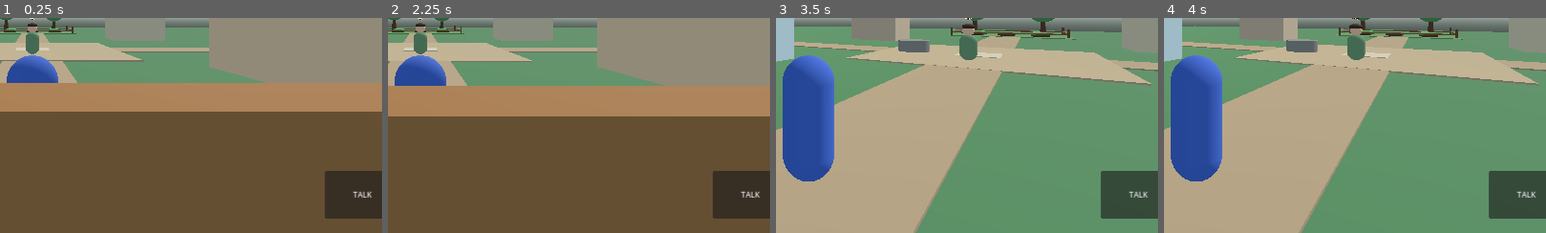
Above: before the commit, frames 1-4 (left to right).
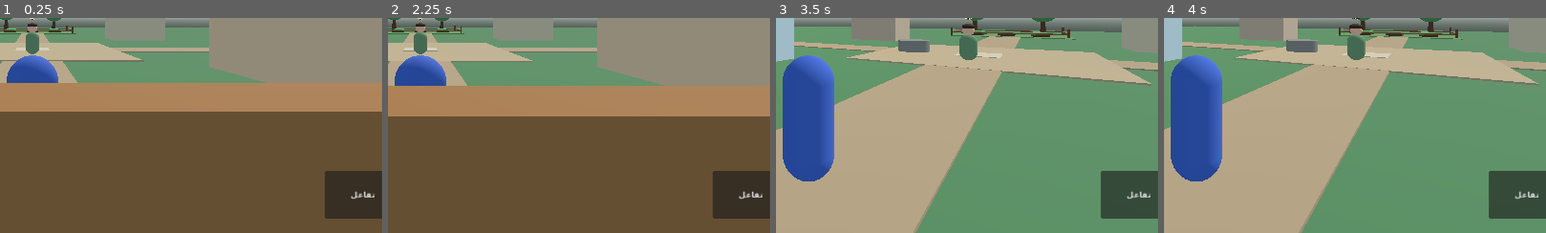
Above: after the commit, the same moments.

Repository: dzdfast-art/GTA-GHIBLI
Game: Godot game, scene res://main.tscn
Two runs of this game, one before a commit and one after it. Both use one fixed random seed, a clock stepped at 60 frames per second and the inputs below.
Inputs (mouse positions are % of the whole screen's width and height, from its top left):
- Up to frame 1 (0.25 s): no input
- Up to frame 2 (2.25 s): click (93, 91) at 0.5 s, where only the run before the commit has a clickable "TALK"; click (93, 91) at 1.25 s, where only the run after the commit has a clickable "تفاعل"; click "UP" at 2 s
- Up to frame 3 (3.5 s): click "LEFT" at 2.75 s
- Up to frame 4 (4 s): click "DOWN" at 3.5 s
The pictures show only the part of the screen within x 46-96%, y 50-100%; the shares and areas given below are measured in that part.

The runs differ from the first frame. In frame 1, 0.1% of the frame differs, in the area x 91-98%, y 80-85%; in frame 2, 0.1%; in frame 3, 0.1%; in frame 4, 0.1%.

Commit message:
ui: localize contextual interaction button

Diff:
--- a/scripts/ui/mobile_controls.gd
+++ b/scripts/ui/mobile_controls.gd
@@ -43,7 +43,7 @@
 	pad.add_theme_constant_override("separation", BUTTON_GAP)
 	root.add_child(pad)
 
-	var talk_button := _make_button("TALK", "interact")
+	var talk_button := _make_button("تفاعل", "interact")
 	talk_button.anchor_left = 1.0
 	talk_button.anchor_top = 1.0
 	talk_button.anchor_right = 1.0
